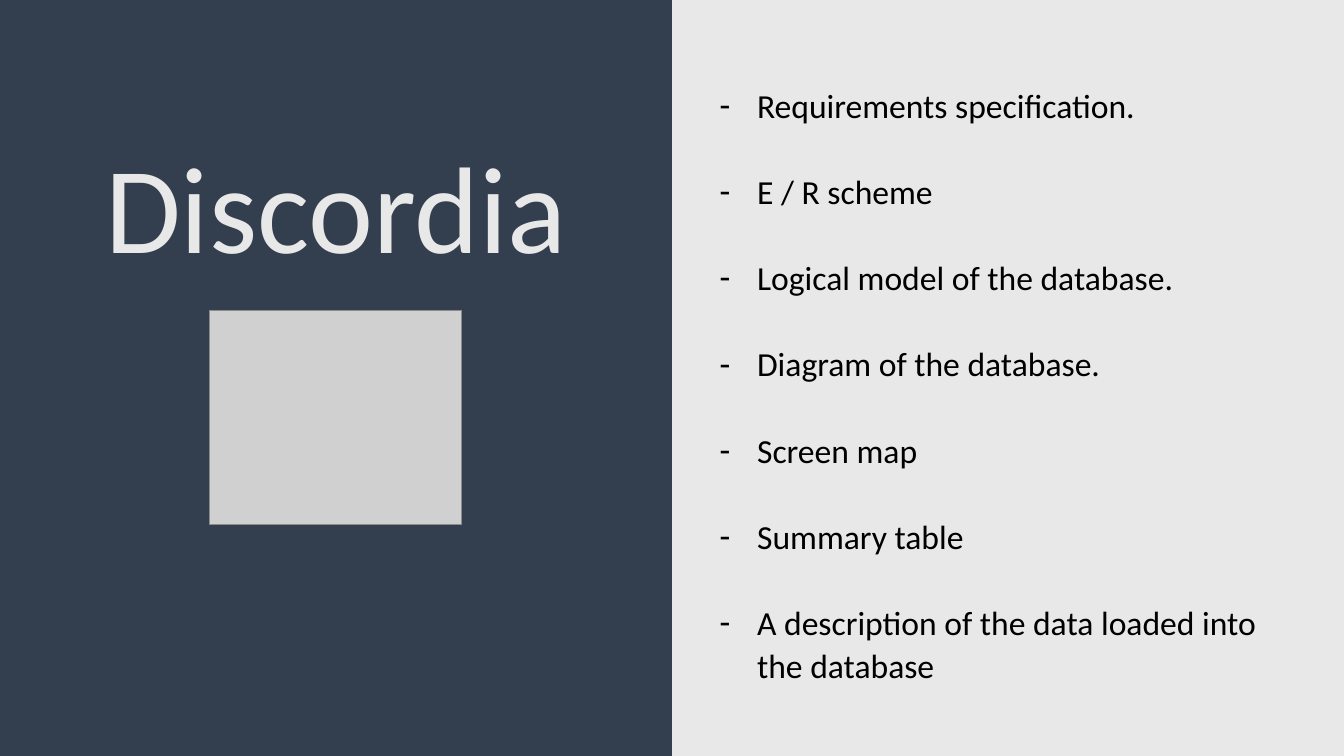
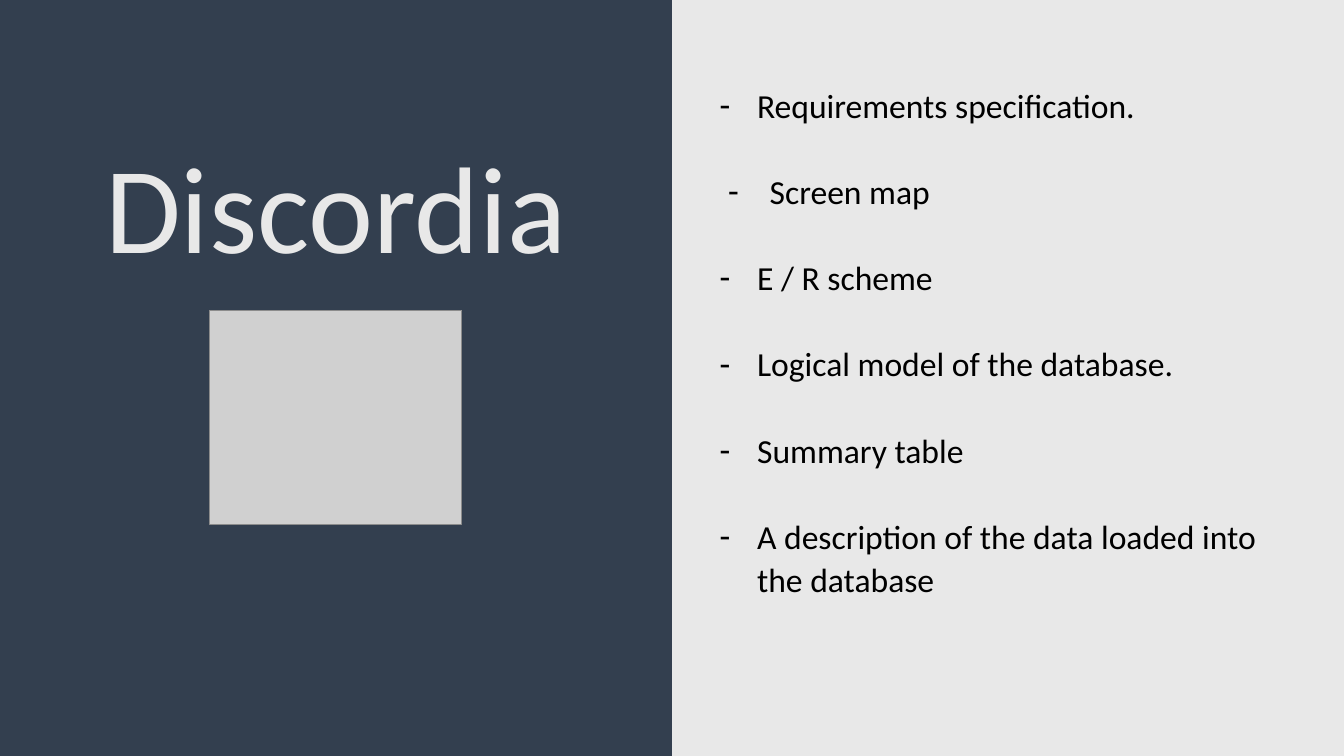
Before and after one commit to DaniGFClase/Operacion-Discordia, a slide deck: slide 1 of documentation/Exposition.pptx. Drawn at 1344x756 pixels with LibreOffice and Linux fonts; fonts in the diff are those of the drawing; grey boxes stand for pictures. Boxes give left, top, right and bottom in pixels: in the first picture for what was removed or moved away, otherwise in the second. Text is boxed around its words. In the diff, an @@ line names an element or a change of style, - is before the commit and + after.

```diff
--- a/documentation/Exposition.pptx
+++ b/documentation/Exposition.pptx
@@ text at (757, 94, 1256, 593): indent changed; less space between paragraphs @@
@@ text at (770, 182, 930, 210): paragraph added @@
+– Screen map
@@ text at (757, 352, 1100, 469): paragraphs removed @@
-– Diagram of the database.
-– Screen map
```
Also in this commit, not shown: 10 slides added, 8 slides removed, 4 other files.
